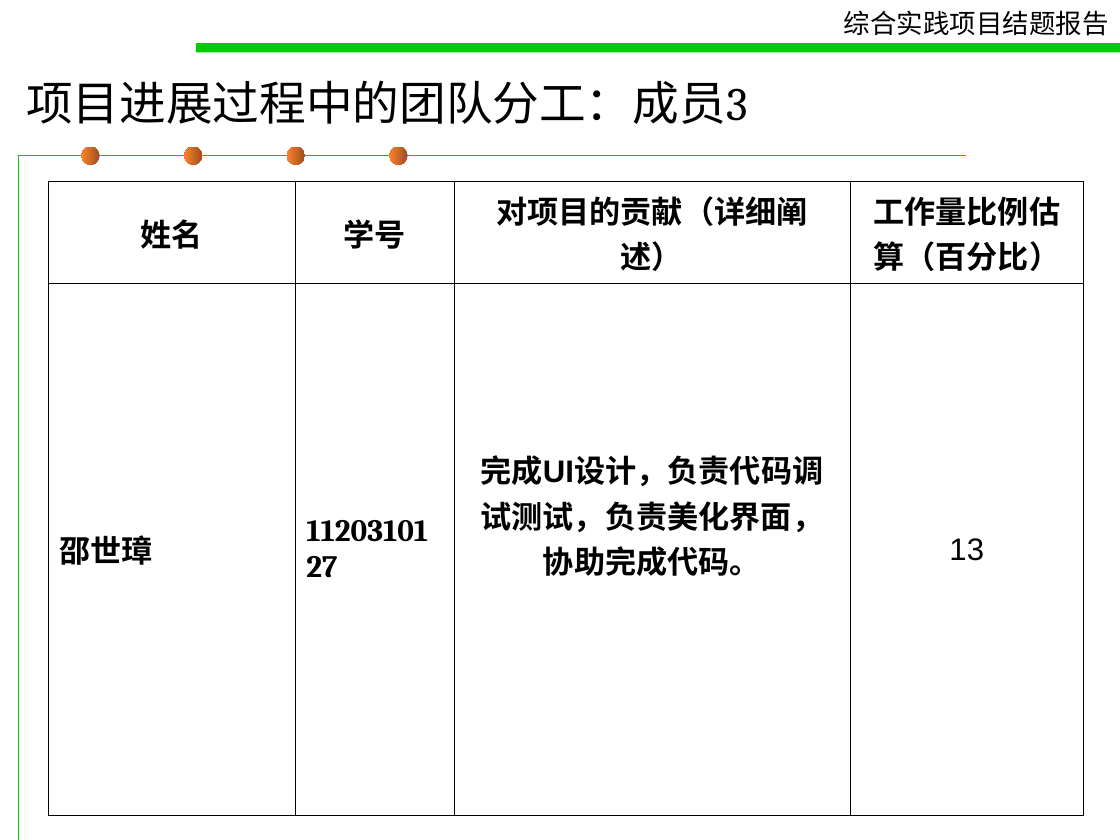
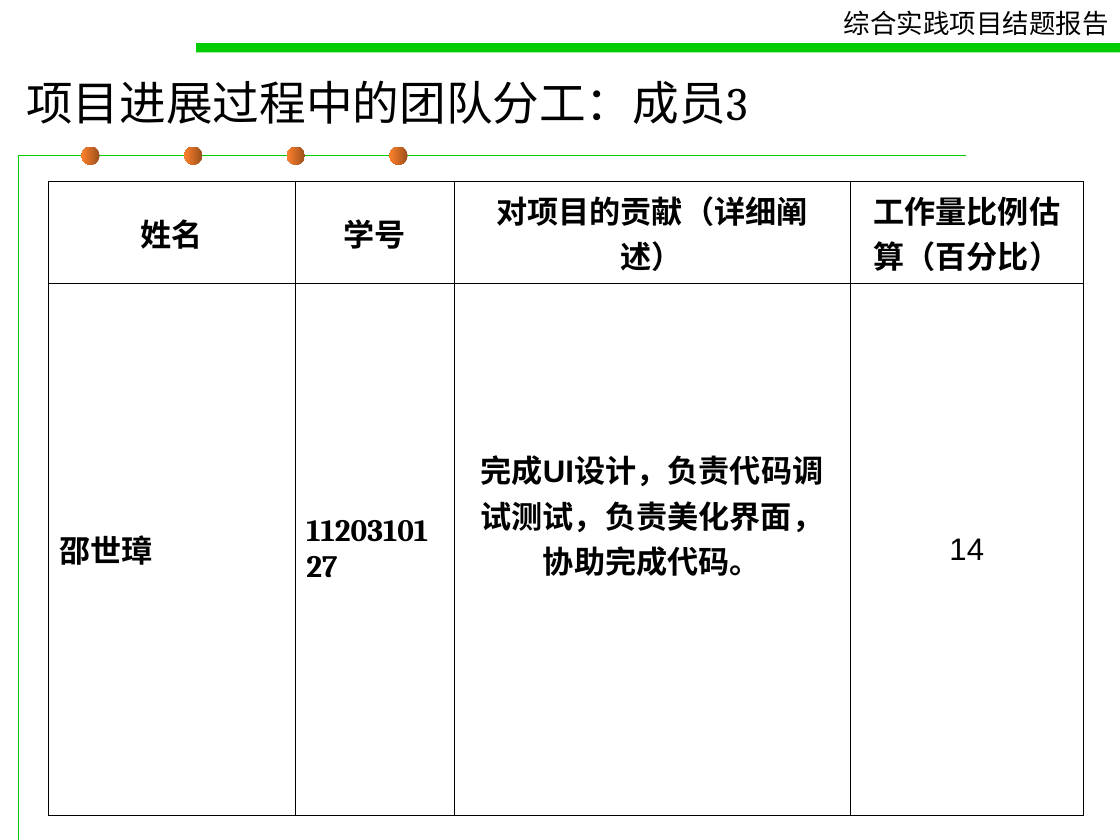
Before and after one commit to pokerG/Gmail-attachment-extension, a slide deck: slide 8 of doc/concludingreport.ppt. Drawn at 1120x840 pixels with LibreOffice and Linux fonts; fonts in the diff are those of the drawing. Boxes give left, top, right and bottom in pixels: in the first picture for what was removed or moved away, otherwise in the second. Text is boxed around its words. In the diff, an @@ line names an element or a change of style, - is before the commit and + after.

```diff
--- a/doc/concludingreport.ppt
+++ b/doc/concludingreport.ppt
@@ table at (48, 181, 1083, 799) @@
-row 2, column 4: 13
+row 2, column 4: 14
```
Also in this commit, not shown: 1 other slide changed.
